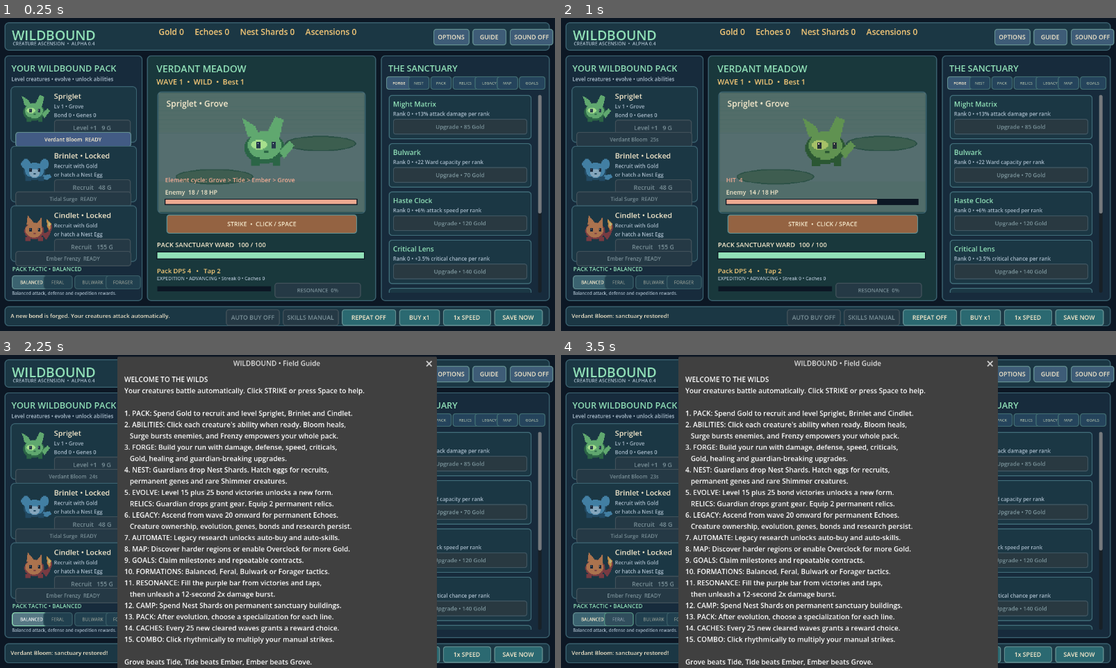
Above: before the commit, frames 1-4 (two rows, left to right).
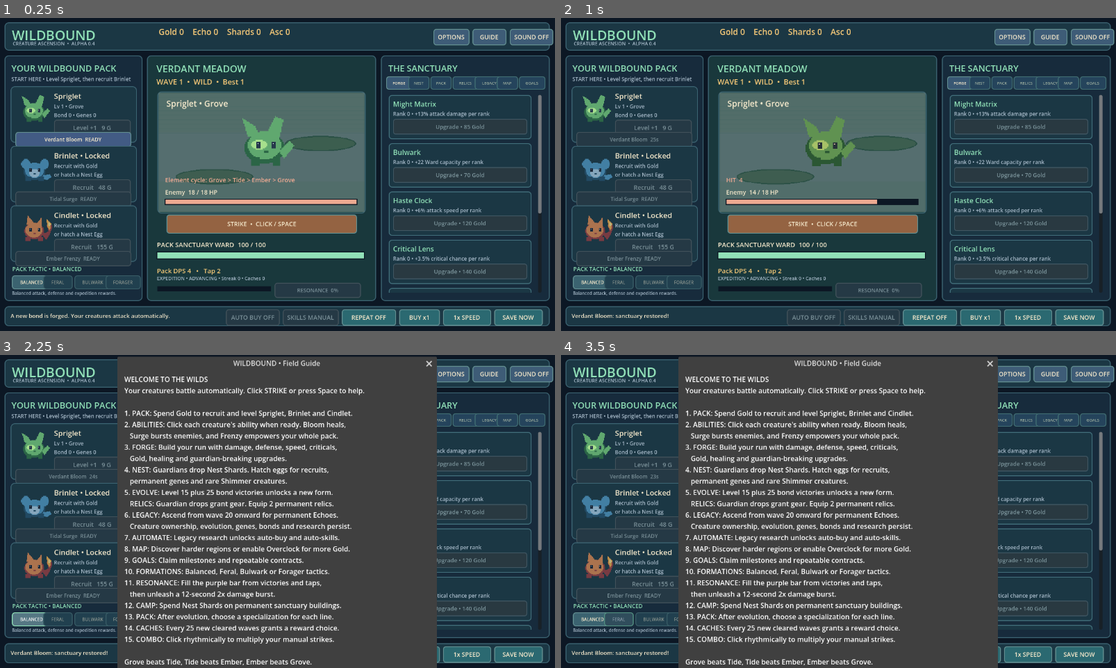
Above: after the commit, the same moments.

Repository: blushark5/Wildbound
Game: Godot game, scene res://scenes/incremental/wildbound_alpha.tscn
Two runs of this game, one before a commit and one after it. Both use one fixed random seed, a clock stepped at 60 frames per second and the inputs below.
Inputs:
- Up to frame 1 (0.25 s): no input
- Up to frame 2 (1 s): click "Verdant Bloom READY" at 0.5 s
- Up to frame 3 (2.25 s): click "GUIDE" at 1.25 s; click "BALANCED" at 2 s
- Up to frame 4 (3.5 s): click "FERAL" at 2.75 s

The runs differ from the first frame. In frame 1, 0.5% of the frame differs, in the area x 2-65%, y 3-21%; in frame 2, 0.6%, in the area x 2-65%, y 3-48%; in frame 3, 0.2%; in frame 4, 0.2%.

Commit message:
polish(v0.4): contextual progression prompts, economical HUD labels and optional hit impact

Diff:
--- a/scripts/incremental/alpha_ui.gd
+++ b/scripts/incremental/alpha_ui.gd
@@ -426,9 +426,19 @@
 func _refresh() -> void:
     if game == null:
         return
-    labels["Resources"].text = "Gold %s     Echoes %d     Nest Shards %d     Ascensions %d" % [
+    labels["Resources"].text = "Gold %s    Echo %d    Shards %d    Asc %d" % [
         game.format_number(game.gold),game.echoes,game.nests,game.ascensions]
     labels["RegionTitle"].text = String(ENGINE.REGIONS[game.region]["name"]).to_upper()
+    if game.wave <= 5 and int(game.levels["brinlet"]) == 0:
+        labels["PackHint"].text = "START HERE • Level Spriglet, then recruit Brinlet"
+    elif game.caches_pending > 0:
+        labels["PackHint"].text = "NEW REWARD • Claim a Wild Cache in GOALS"
+    elif game.wave >= 20 and game.available_echoes() > 0:
+        labels["PackHint"].text = "PRESTIGE READY • Open LEGACY to Ascend"
+    elif game.can_specialize("spriglet") and game.specialization["spriglet"] == "":
+        labels["PackHint"].text = "MASTERY READY • Choose a trait in PACK"
+    else:
+        labels["PackHint"].text = "Level • Evolve • Choose masteries • Ascend"
     var status: String = game.enemy_mutator()
     labels["WaveTitle"].text = "WAVE %d  •  %s  •  Best %d" % [
         game.wave,status.to_upper() if status != "" else "WILD",game.best_wave]
@@ -449,6 +459,7 @@
     fury_label.text = ("FURY • %ds" % maxi(0,18-ceili(game.guardian_seconds))) if game.enemy_is_boss() and not game.guardian_enraged else ("FURY ACTIVE!" if game.enemy_is_boss() else "")
     var visual_bounce: float = 0.0 if motion_reduced else sin(visual_time*2.3)*3.0
     enemy_portrait.position.y = 199.0 + visual_bounce
+    enemy_portrait.position.x = 505.0 + (sin(visual_time*57.0)*3.0 if game.damage_flash > 0.0 and not motion_reduced else 0.0)
     enemy_portrait.modulate = Color("#ffddbb") if game.damage_flash > 0.0 and not motion_reduced else Color.WHITE
     combo_label.text = ("COMBO x%d" % game.combo_hits) if game.combo_hits >= 2 else ""
     damage_text.text = "%s  %s" % ["CRITICAL" if game.recent_critical else "HIT",
@@ -507,6 +518,7 @@
             "Level +"+str(batch) if owned else "Recruit",
             game.format_number(price)])
         buttons["buy_"+kind].disabled = game.gold < price
+        buttons["buy_"+kind].tooltip_text = "Earned Gold upgrades this creature; form and bond mastery persist across Ascension."
         var available: float = float(game.ability_clock[kind])
         ally_skills[kind].text = "%s  %s" % [
             String(ENGINE.ABILITY_NAMES[kind]),
